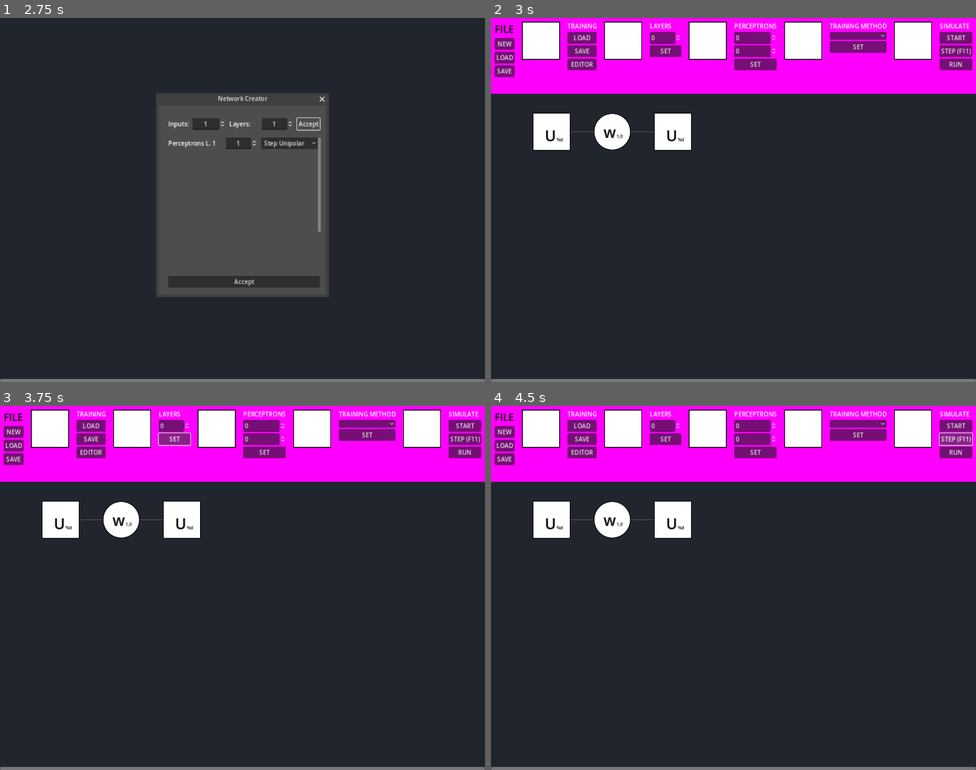
Above: before the commit, frames 1-4 (two rows, left to right).
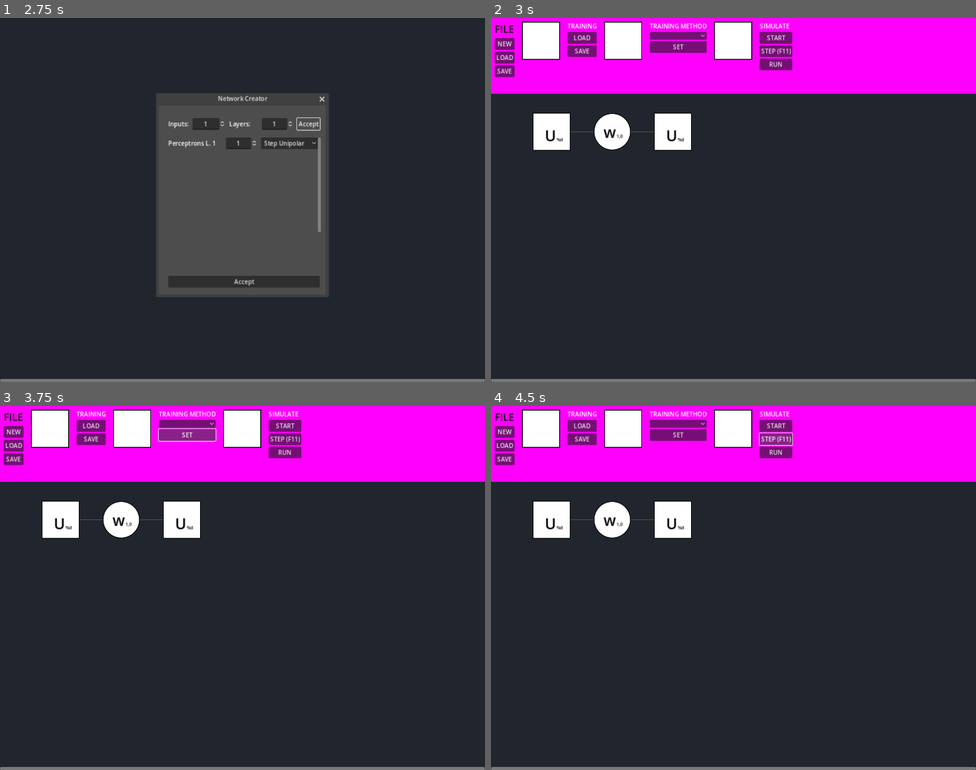
Above: after the commit, the same moments.

Repository: ShiroTsuma-github/GODOT_CONCEPT
Game: Godot game, scene res://src/Scenes/MainScene.tscn
Same seed, same stepped clock (60 frames per second), same inputs: the game is played once before the commit and once after it.
Inputs:
- Up to frame 1 (2.75 s): click "NEW" at 0.5 s; click "Accept" at 1.25 s; click "Accept" at 2 s
- Up to frame 2 (3 s): click "Accept" at 2.75 s
- Up to frame 3 (3.75 s): click "SET" at 3.5 s
- Up to frame 4 (4.5 s): click "STEP (F11)" at 4.25 s

Frame 1 is identical in both runs. In frame 2, 5.5% of the frame differs, in the area x 15-100%, y 1-15%; in frame 3, 5.5%; in frame 4, 5.6%.

Commit message:
Added initial selected perceptron line drawn

Diff:
--- a/src/Scenes/Navbar.tscn
+++ b/src/Scenes/Navbar.tscn
@@ -23,26 +23,26 @@
 layout_mode = 2
 theme_override_constants/separation = 20
 
-[node name="VBoxContainer" type="VBoxContainer" parent="MarginContainer2/HBoxContainer"]
+[node name="FileOptions" type="VBoxContainer" parent="MarginContainer2/HBoxContainer"]
 layout_mode = 2
 theme_override_constants/separation = 5
 
-[node name="Label" type="Label" parent="MarginContainer2/HBoxContainer/VBoxContainer"]
+[node name="Label" type="Label" parent="MarginContainer2/HBoxContainer/FileOptions"]
 layout_mode = 2
 theme_override_colors/font_color = Color(0, 0, 0, 1)
 theme_override_font_sizes/font_size = 26
 text = "FILE"
 horizontal_alignment = 1
 
-[node name="GuzikNowy" type="Button" parent="MarginContainer2/HBoxContainer/VBoxContainer"]
+[node name="GuzikNowy" type="Button" parent="MarginContainer2/HBoxContainer/FileOptions"]
 layout_mode = 2
 text = "NEW"
 
-[node name="GuzikLoad" type="Button" parent="MarginContainer2/HBoxContainer/VBoxContainer"]
+[node name="GuzikLoad" type="Button" parent="MarginContainer2/HBoxContainer/FileOptions"]
 layout_mode = 2
 text = "LOAD"
 
-[node name="Button3" type="Button" parent="MarginContainer2/HBoxContainer/VBoxContainer"]
+[node name="Button3" type="Button" parent="MarginContainer2/HBoxContainer/FileOptions"]
 layout_mode = 2
 text = "SAVE"
 
@@ -53,22 +53,23 @@
 layout_mode = 2
 texture = ExtResource("1_bk7gd")
 
-[node name="VBoxContainer2" type="VBoxContainer" parent="MarginContainer2/HBoxContainer"]
+[node name="DataOptions" type="VBoxContainer" parent="MarginContainer2/HBoxContainer"]
 layout_mode = 2
 
-[node name="Label" type="Label" parent="MarginContainer2/HBoxContainer/VBoxContainer2"]
+[node name="Label" type="Label" parent="MarginContainer2/HBoxContainer/DataOptions"]
 layout_mode = 2
 text = "TRAINING"
 
-[node name="Button2" type="Button" parent="MarginContainer2/HBoxContainer/VBoxContainer2"]
+[node name="Button2" type="Button" parent="MarginContainer2/HBoxContainer/DataOptions"]
 layout_mode = 2
 text = "LOAD"
 
-[node name="Button3" type="Button" parent="MarginContainer2/HBoxContainer/VBoxContainer2"]
+[node name="Button3" type="Button" parent="MarginContainer2/HBoxContainer/DataOptions"]
 layout_mode = 2
 text = "SAVE"
 
-[node name="Button" type="Button" parent="MarginContainer2/HBoxContainer/VBoxContainer2"]
+[node name="Button" type="Button" parent="MarginContainer2/HBoxContainer/DataOptions"]
+visible = false
 layout_mode = 2
 text = "EDITOR"
 
@@ -80,6 +81,7 @@
 texture = ExtResource("1_bk7gd")
 
 [node name="VBoxContainer5" type="VBoxContainer" parent="MarginContainer2/HBoxContainer"]
+visible = false
 layout_mode = 2
 
 [node name="Label" type="Label" parent="MarginContainer2/HBoxContainer/VBoxContainer5"]
@@ -94,6 +96,7 @@
 text = "SET"
 
 [node name="VBoxContainer6" type="VBoxContainer" parent="MarginContainer2/HBoxContainer"]
+visible = false
 layout_mode = 2
 
 [node name="TextureRect" type="TextureRect" parent="MarginContainer2/HBoxContainer/VBoxContainer6"]
@@ -101,6 +104,7 @@
 texture = ExtResource("1_bk7gd")
 
 [node name="VBoxContainer7" type="VBoxContainer" parent="MarginContainer2/HBoxContainer"]
+visible = false
 layout_mode = 2
 
 [node name="Label" type="Label" parent="MarginContainer2/HBoxContainer/VBoxContainer7"]
@@ -118,6 +122,7 @@
 text = "SET"
 
 [node name="VBoxContainer8" type="VBoxContainer" parent="MarginContainer2/HBoxContainer"]
+visible = false
 layout_mode = 2
 
 [node name="TextureRect" type="TextureRect" parent="MarginContainer2/HBoxContainer/VBoxContainer8"]
@@ -164,5 +169,7 @@
 layout_mode = 2
 text = "RUN"
 
-[connection signal="pressed" from="MarginContainer2/HBoxContainer/VBoxContainer/GuzikNowy" to="." method="_on_guzik_nowy_pressed"]
-[connection signal="pressed" from="MarginContainer2/HBoxContainer/VBoxContainer/GuzikLoad" to="." method="_on_guzik_load_pressed"]
+[connection signal="pressed" from="MarginContainer2/HBoxContainer/FileOptions/GuzikNowy" to="." method="_on_guzik_nowy_pressed"]
+[connection signal="pressed" from="MarginContainer2/HBoxContainer/FileOptions/GuzikLoad" to="." method="_on_guzik_load_pressed"]
+[connection signal="pressed" from="MarginContainer2/HBoxContainer/DataOptions/Button2" to="." method="_on_button_2_pressed"]
+[connection signal="pressed" from="MarginContainer2/HBoxContainer/VBoxContainer11/Button" to="." method="_on_button_pressed"]
--- a/src/Scenes/Perceptron.tscn
+++ b/src/Scenes/Perceptron.tscn
@@ -1,8 +1,7 @@
-[gd_scene load_steps=7 format=3 uid="uid://3lhrb41ht12"]
+[gd_scene load_steps=6 format=3 uid="uid://3lhrb41ht12"]
 
 [ext_resource type="Texture2D" uid="uid://o818qphk1r2j" path="res://resources/circle.svg" id="1_6j76k"]
 [ext_resource type="Script" path="res://src/Scripts/Perceptron/Perceptron.gd" id="2_m66v4"]
-[ext_resource type="Script" path="res://src/Scripts/Perceptron/DetectPress.gd" id="3_23g0v"]
 [ext_resource type="Script" path="res://src/Scripts/Perceptron/DisplayPerceptronPosition.gd" id="4_ea5sm"]
 [ext_resource type="Script" path="res://src/Scripts/Perceptron/DisplayPerceptronWeight.gd" id="5_pwk1r"]
 
@@ -19,7 +18,6 @@
 script = ExtResource("2_m66v4")
 
 [node name="Area2D" type="Area2D" parent="."]
-script = ExtResource("3_23g0v")
 
 [node name="CollisionShape2D" type="CollisionShape2D" parent="Area2D"]
 position = Vector2(50, 50)
@@ -89,5 +87,5 @@
 scroll_active = false
 script = ExtResource("5_pwk1r")
 
-[connection signal="mouse_entered" from="Area2D" to="Area2D" method="_on_mouse_entered"]
-[connection signal="mouse_exited" from="Area2D" to="Area2D" method="_on_mouse_exited"]
+[connection signal="mouse_entered" from="Area2D" to="." method="_on_area_2d_mouse_entered"]
+[connection signal="mouse_exited" from="Area2D" to="." method="_on_area_2d_mouse_exited"]
--- a/src/Scripts/Manager/Objects.gd
+++ b/src/Scripts/Manager/Objects.gd
@@ -1,6 +1,8 @@
 extends Node
 
 signal create_inspector
+signal perceptron_pressed(perceptron)
+signal simulate_running
 
 var Base_Start_Window = load("res://src/Scenes/NetworkCreator.tscn")
 var Base_Start_Window_NEW = false
--- a/src/Scripts/Navbar/Navbar.gd
+++ b/src/Scripts/Navbar/Navbar.gd
@@ -25,3 +25,15 @@
 	var test = filedialog.instantiate()
 	test.add_filter("*.nn")
 	add_child(test)
+
+
+func _on_button_2_pressed():
+	var filedialog = load("res://src/Scenes/FileDialog.tscn")
+	var test = filedialog.instantiate()
+	test.set_current_path(ProjectSettings.globalize_path("res://Data/"))
+	test.add_filter("*.csv")
+	add_child(test)
+
+
+func _on_button_pressed():
+	Objects.simulate_running.emit()
--- a/src/Scripts/NeuralNetwork/Network.gd
+++ b/src/Scripts/NeuralNetwork/Network.gd
@@ -11,6 +11,8 @@
 var start_top = 100
 var diff_x = 160
 var diff_y = 130
+var selected_x = null
+var selected_y = null
 
 # Called when the node enters the scene tree for the first time.
 func _ready():
@@ -23,8 +25,14 @@
 	queue_redraw()
 	output_count = perc_per_layer[-1]
 	add_output_layer()
+	Objects.perceptron_pressed.connect(show_connections)
+	Objects.simulate_running.connect(simulate)
 
 func _draw():
+	print("in draw", selected_x, selected_y)
+	if selected_x != null and selected_y != null:
+		draw_specific()
+	else:
 		draw_connections()
 
 
@@ -54,7 +62,52 @@
 	layers.pop_back().queue_free()
 	perceptron_layer_count -= 1
 
+# do a thingie, where it will go through every valid perceptron add show connections, like it's running
+func simulate():
+	var max_x = layers.size() - 1
+	var current_x = 0
+	var current_max_y = layers[current_x]
+	for layer_i in range(layers.size()):
+		for child_i in range(layers[layer_i].perceptrons.size()):
+			if layer_i == 0 or layer_i == layers.size() - 1:
+				continue
+			selected_x = layer_i
+			selected_y = child_i
+			queue_redraw()
+
+func show_connections(perceptron):
+	var item_x = 0
+	var item_y = 0
+	var found = false
+	var x = -1
+	var y = -1
+	for line in layers:
+		if found:
+			break
+		x += 1
+		y = -1
+		for child in line.get_children()[0].get_children():
+			if found:
+				break
+			y += 1
+			if perceptron == child:
+				item_x = x
+				item_y = y
+				found = true
+	selected_x = x
+	selected_y = y
+	queue_redraw()
+
+func draw_specific():
+	draw_connections()
+	for sibling_i in range(layers[selected_x - 1].perceptrons.size()):
+		var pos_p = Vector2(start_left + diff_x * (selected_x - 1), start_top + diff_y * sibling_i)
+		var pos_s = Vector2(start_left + diff_x * selected_x, start_top + diff_y * selected_y)
+		draw_line(pos_p, pos_s, Color(255.0/255.0, 0/255.0, 0/255.0, 1), 3)
+
+
 func draw_connections():
+	print('drawing')
 	var ConnectionTable = []
 	for layer_i in range(layers.size() - 2):
 		for perceptron_i in range(layers[layer_i].perceptrons.size()):
--- a/src/Scripts/Perceptron/DetectPress.gd
+++ b/src/Scripts/Perceptron/DetectPress.gd
@@ -10,7 +10,8 @@
 func _input(event):
 	if event is InputEventMouseButton:
 		if event.button_index == MOUSE_BUTTON_LEFT and event.pressed and isHovering:
-			Objects.create_inspector.emit()
+			# Objects.create_inspector.emit()
+			Objects.perceptron_pressed.emit()
 
 
 func _on_mouse_entered():
--- a/src/Scripts/Perceptron/Perceptron.gd
+++ b/src/Scripts/Perceptron/Perceptron.gd
@@ -22,6 +22,7 @@
 		weight_history.append(value)
 
 var weight_history: Array = [weight]
+var isHovering: bool = false
 
 @onready var center = get_node('Area2D').global_position
 
@@ -45,3 +46,20 @@
 
 func set_weight(value):
 	weight = value
+
+
+
+
+func _on_area_2d_mouse_entered():
+	isHovering = true
+
+
+func _on_area_2d_mouse_exited():
+	isHovering = false
+
+
+func _input(event):
+	if event is InputEventMouseButton:
+		if event.button_index == MOUSE_BUTTON_LEFT and event.pressed and isHovering:
+			# Objects.create_inspector.emit()
+			Objects.perceptron_pressed.emit(self)
Not shown, added: Data/XorGate.csv.txt
